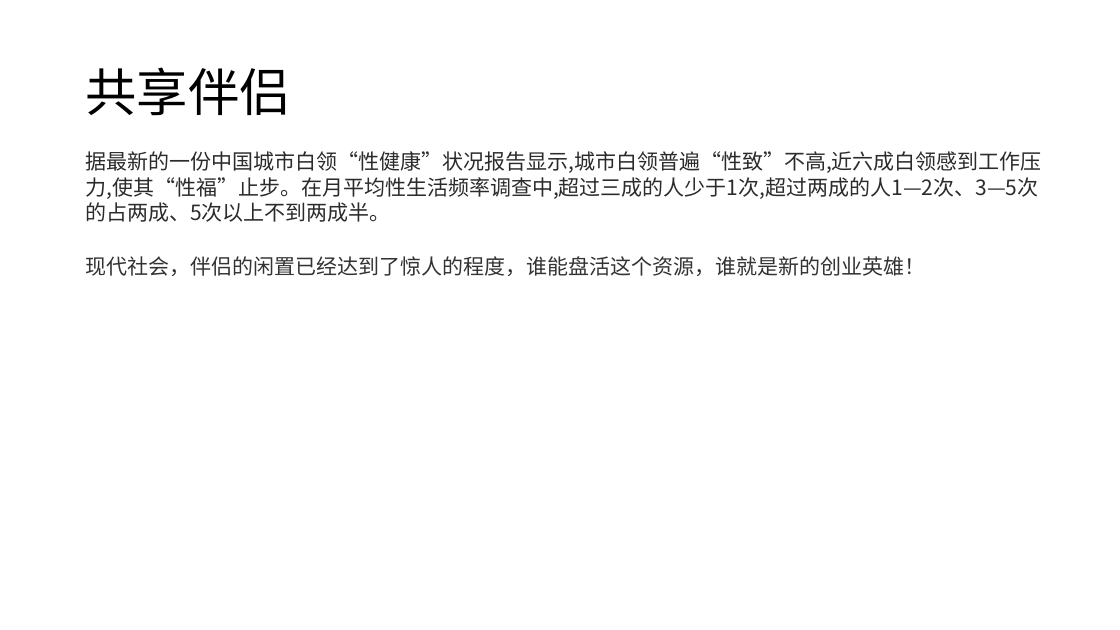
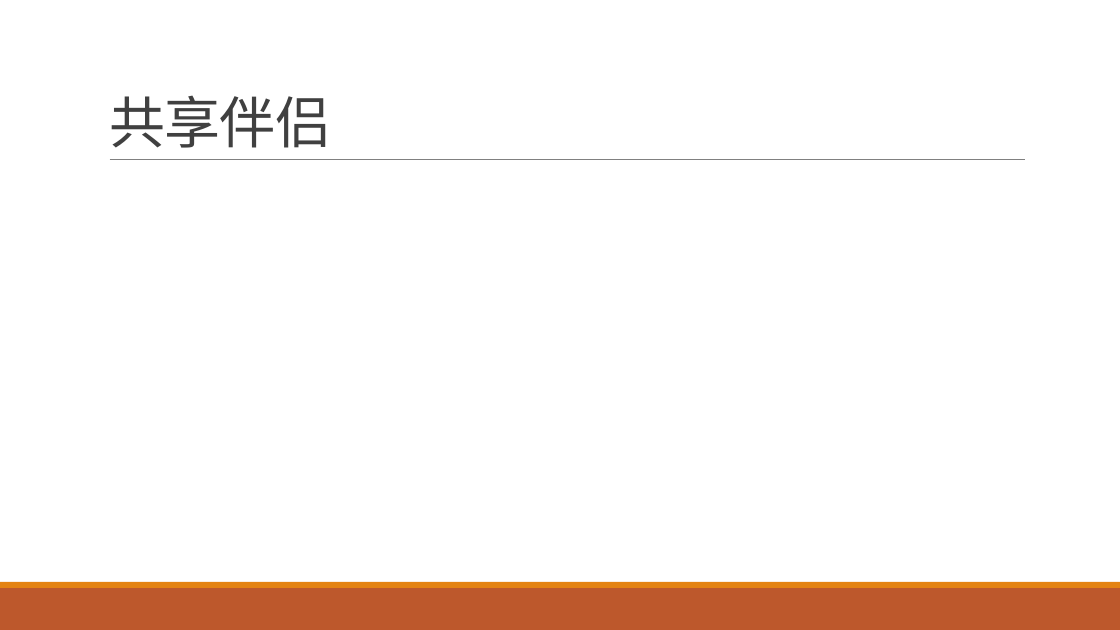
Before and after one commit to FredJiangFei/MyDocuments, a slide deck: slide 15 of 共享项目.pptx (slide 20 before the commit). Drawn at 1120x630 pixels with LibreOffice and Linux fonts; fonts in the diff are those of the drawing. Boxes give left, top, right and bottom in pixels: in the first picture for what was removed or moved away, otherwise in the second. Text is boxed around its words. In the diff, an @@ line names an element or a change of style, - is before the commit and + after.

```diff
--- a/共享项目.pptx
+++ b/共享项目.pptx
@@ title "共享伴侣" moved from (x1=85, y1=67, x2=290, y2=116) to (x1=109, y1=95, x2=331, y2=148) @@
@@ title "共享伴侣" at (x1=109, y1=95, x2=331, y2=148): size 44 to 48 pt, font Noto Sans CJK SC to Calibri, text colour #000000 to #404040, letter spacing 0 to -0.5 pt; line spacing 0.9 to 0.85; vertical alignment middle to bottom @@
@@ text removed at (x1=85, y1=151, x2=1042, y2=222) @@
-据最新的一份中国城市白领“性健康”状况报告显示,城市白领普遍“性致”不高,近六成白领感到工作压力,使其“性福”止步。在月平均性生活频率调查中,超过三成的人少于1次,超过两成的人1—2次、3—5次的占两成、5次以上不到两成半。
@@ line added from (110, 160) to (1026, 160), #808080 0.5 pt @@
@@ text removed at (x1=85, y1=256, x2=925, y2=276) @@
-现代社会，伴侣的闲置已经达到了惊人的程度，谁能盘活这个资源，谁就是新的创业英雄！
@@ rectangle added at (x1=0, y1=588, x2=1120, y2=630), fill #BD582C @@
@@ rectangle added at (x1=0, y1=582, x2=1120, y2=588), fill #E48312 @@
```
Also in this commit, not shown: 12 other slides changed, 2 slides added, 7 slides removed, 1 other file.
